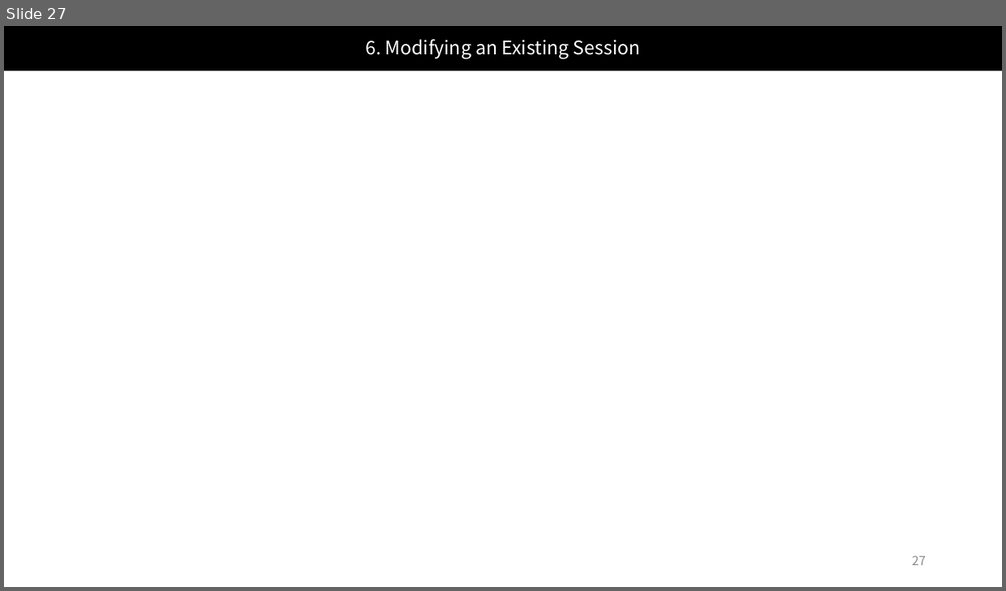
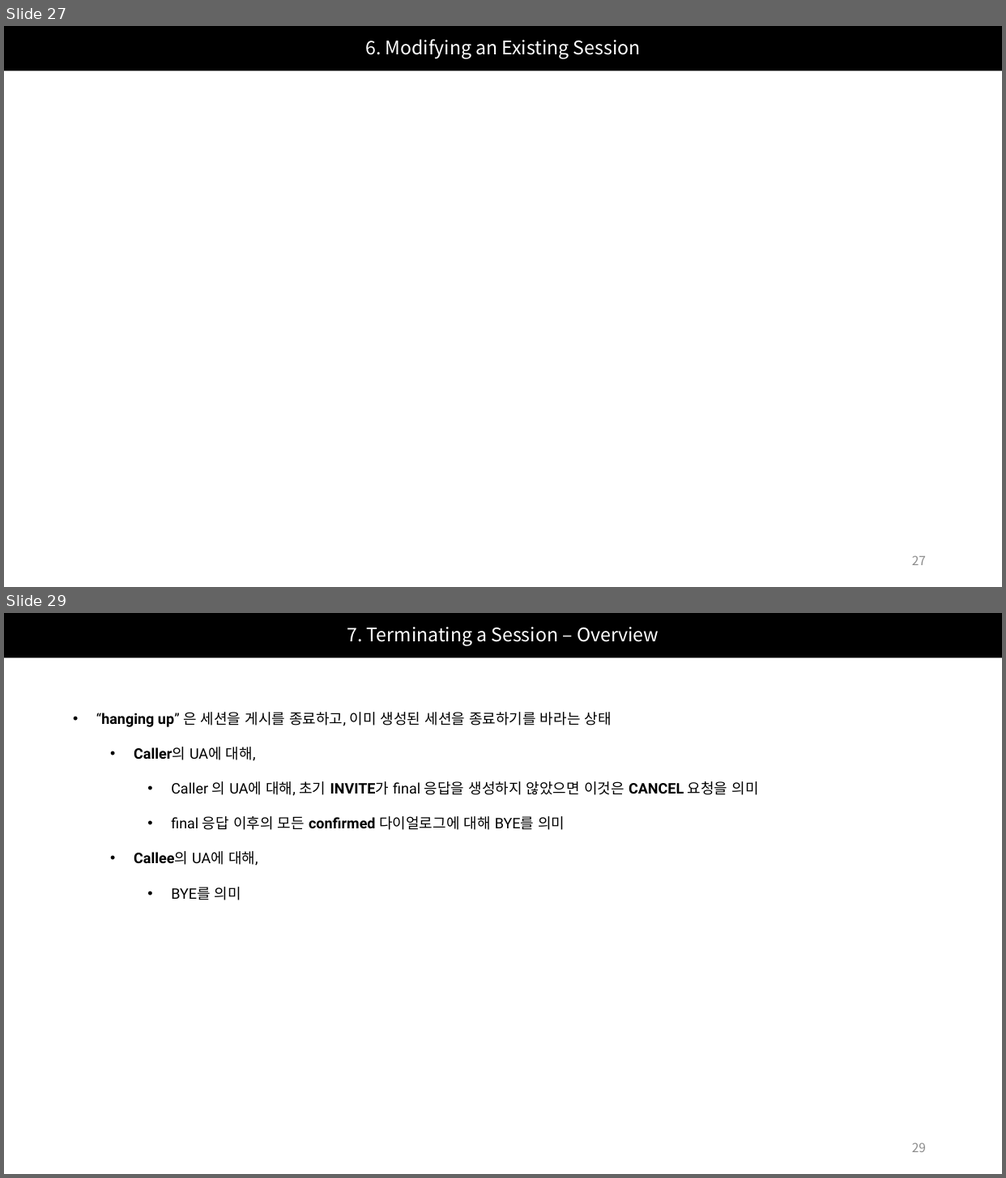
Before and after one commit to Epsilonely/SIP-Survey, a slide deck: 세미나 2차.pptx. Shown one above the other, each under a label of ours: slide 27 before the commit, slides 27 and 29 after it; the slides between them are not shown. The pictures are 1006x591 and 1006x1178 pixels, drawn with LibreOffice and Linux fonts; fonts in the diff are those of the drawing. Boxes give left, top, right and bottom in pixels: in the first picture for what was removed or moved away, otherwise in the second. Text is boxed around its words. In the diff, an @@ line names an element or a change of style, - is before the commit and + after.

Commit message:
docs: Write Terminatin a Session of Section 15

```diff
--- a/세미나 2차.pptx
+++ b/세미나 2차.pptx
@@ slide 29 added at bbox=[4, 613, 1002, 1174], background #FFFFFF @@
@@ title added at bbox=[4, 613, 1002, 658], fill #000000, 18 pt, text #FFFFFF @@
+7. Terminating a Session – Overview
@@ text added at bbox=[96, 712, 759, 901], 14 pt, text #000000 @@
+• “hanging up” 은 세션을 게시를 종료하고, 이미 생성된 세션을 종료하기를 바라는 상태
+  • Caller의 UA에 대해,
+    • Caller 의 UA에 대해, 초기 INVITE가 final 응답을 생성하지 않았으면 이것은 CANCEL 요청을 의미
+    • final 응답 이후의 모든 confirmed 다이얼로그에 대해 BYE를 의미
+  • Callee의 UA에 대해,
+    • BYE를 의미
@@ page number added at bbox=[912, 1143, 926, 1152], 12 pt, text #8C8C8C @@
+29
```
Also in this commit, not shown: 4 slides changed, 2 other slides added.
